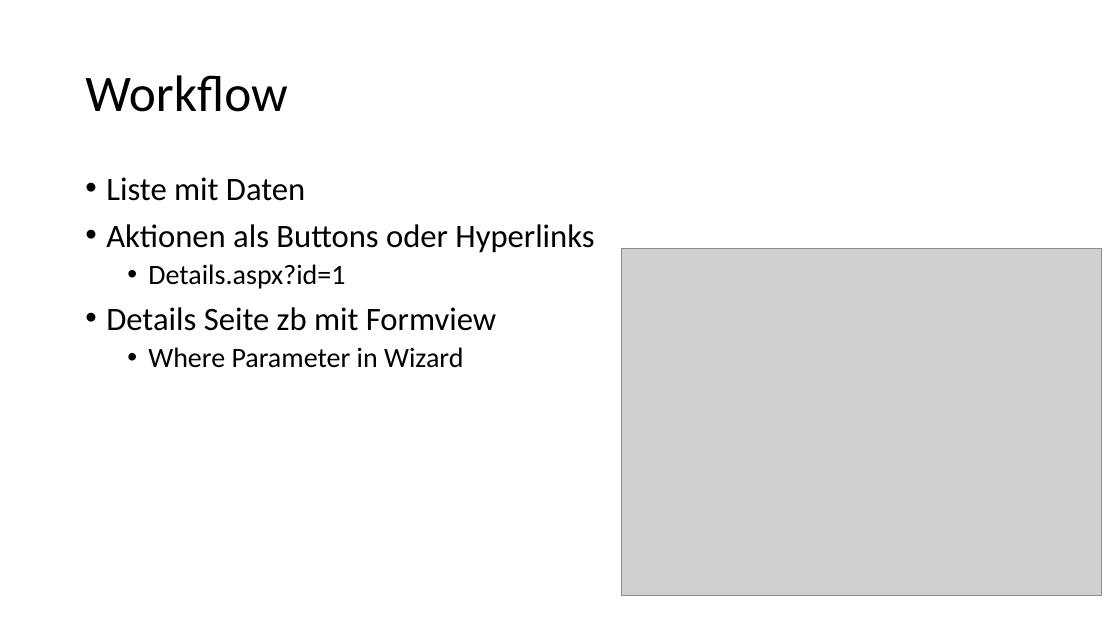
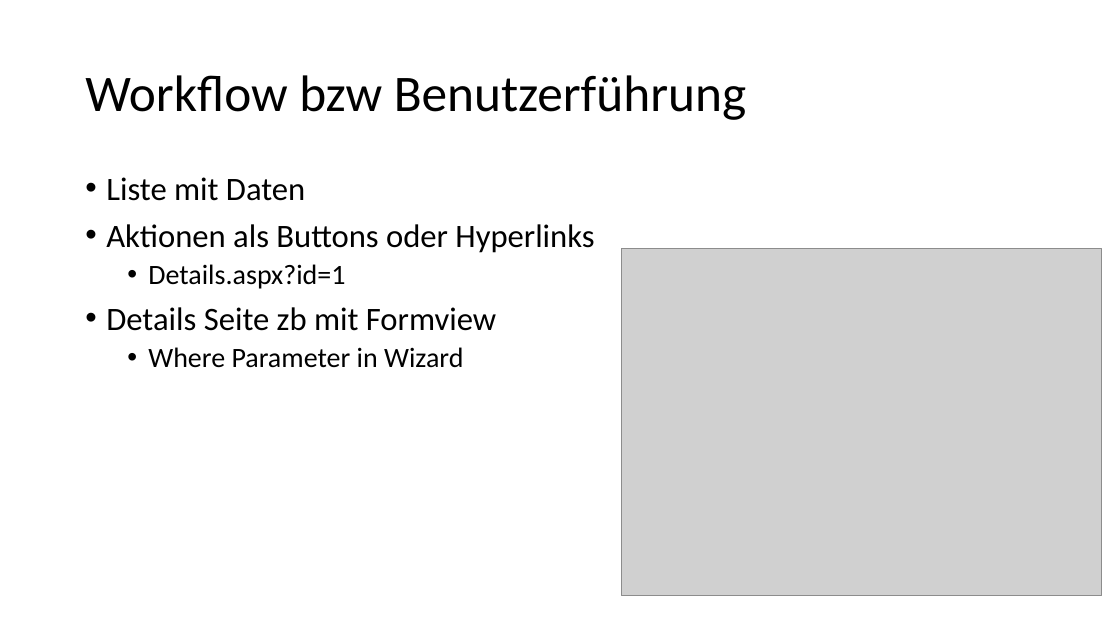
Before and after one commit to ppedvAG/WebformsKurs, a slide deck: slide 9 of 08ManagingDataAccess.pptx. Drawn at 1120x630 pixels with LibreOffice and Linux fonts; fonts in the diff are those of the drawing; grey boxes stand for pictures. Boxes give left, top, right and bottom in pixels: in the first picture for what was removed or moved away, otherwise in the second. Text is boxed around its words. In the diff, an @@ line names an element or a change of style, - is before the commit and + after.

```diff
--- a/08ManagingDataAccess.pptx
+++ b/08ManagingDataAccess.pptx
@@ title at bbox=[85, 75, 746, 120]: text changed @@
-Workflow
+Workflow bzw Benutzerführung
```
Also in this commit, not shown: 2 other files.
